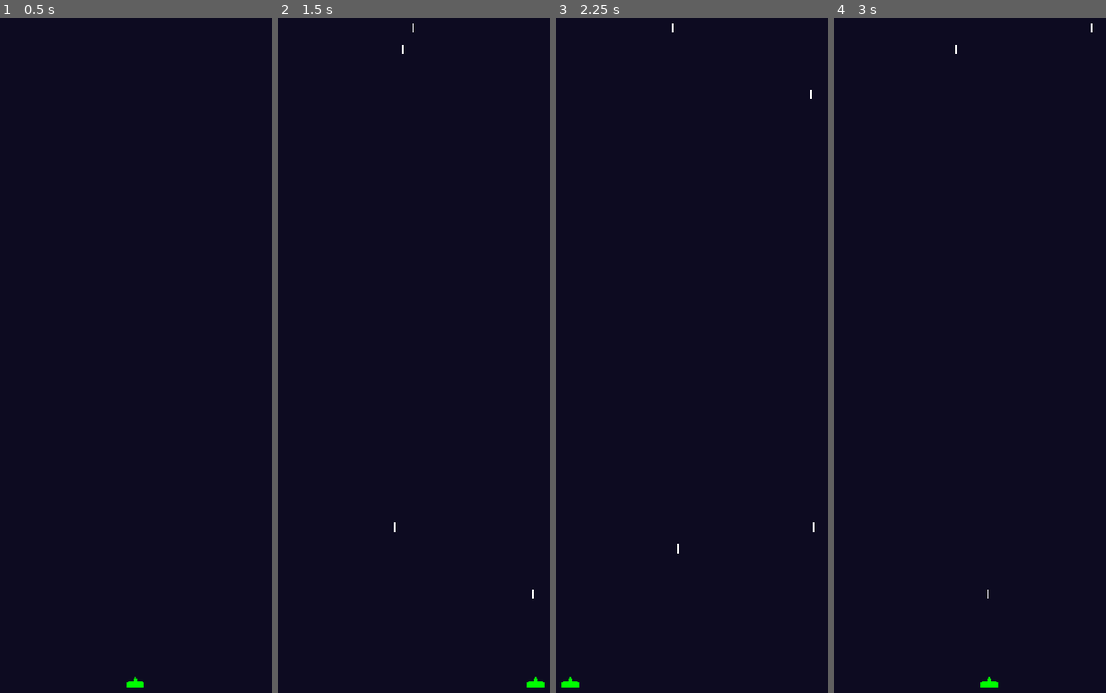
Above: before the commit, frames 1-4 (left to right).
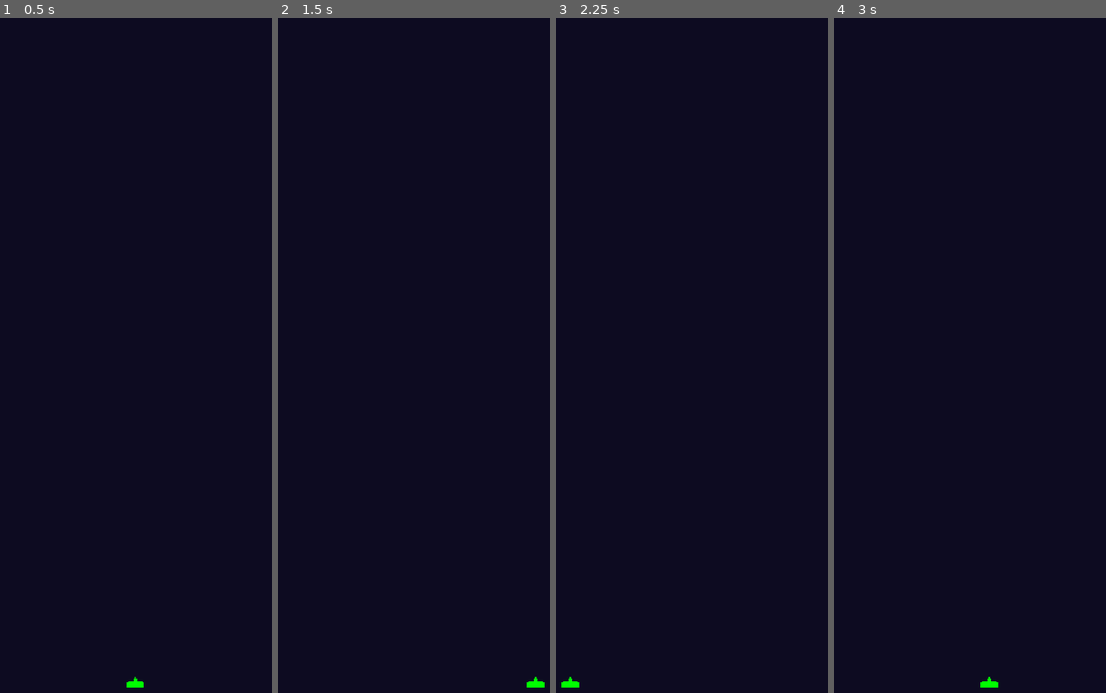
Above: after the commit, the same moments.

Repository: Alexander-Jordan/alien-attack-godot
Game: Godot game, scene res://stages/main.tscn
The game is run twice, just before and just after one commit, with the same random seed, the same clock (stepped at 60 frames per second) and the same inputs.
Inputs (mouse positions are in pixels of both pictures, inside the frame that each line leads up to):
- Up to frame 1 (0.5 s): no input
- Up to frame 2 (1.5 s): tap Enter at 0.5 s; move the mouse to (392, 517) at 0.52 s; press the mouse at (392, 517) at 0.53 s; tap Space at 1.25 s; move the mouse to (533, 483) at 1.27 s; release the mouse at (533, 483) at 1.28 s; click (533, 483) at 1.35 s
- Up to frame 3 (2.25 s): tap Enter at 2 s; move the mouse to (569, 267) at 2.02 s; press the mouse at (569, 267) at 2.03 s
- Up to frame 4 (3 s): move the mouse to (989, 375) at 2.77 s; release the mouse at (989, 375) at 2.78 s; click (989, 375) at 2.85 s

Frame 1 is identical in both runs. In frame 2, less than 0.1% of the frame differs, in the area x 42-95%, y 0-87%; in frame 3, less than 0.1%, in the area x 42-96%, y 0-80%; in frame 4, less than 0.1%.

Commit message:
Add destructables to aliens

Diff:
--- a/common/destruct/destructible_2d.gd
+++ b/common/destruct/destructible_2d.gd
@@ -8,9 +8,8 @@
 		health = h if h >= 0 else 0
 		if health == 0:
 			destroyed.emit()
-
 ## To play audio when hit.
-@onready var audio_stream_player_2d: AudioStreamPlayer2D = $AudioStreamPlayer2D
+@export var audio_stream_player_2d: AudioStreamPlayer2D
 #endregion
 
 #region SIGNALS
@@ -22,7 +21,7 @@
 ## Called by a destructor to make this destructable take damage.
 func destruct(amount: int = health, audio_stream: AudioStream = null) -> void:
 	health -= amount
-	if audio_stream != null:
+	if audio_stream != null and audio_stream_player_2d != null:
 		audio_stream_player_2d.stream = audio_stream
 		audio_stream_player_2d.play()
 #endregion
--- a/entities/enemies/alien.gd
+++ b/entities/enemies/alien.gd
@@ -3,6 +3,7 @@
 #region VARIABLES
 @onready var area_2d_left: Area2D = $Area2D_left
 @onready var area_2d_right: Area2D = $Area2D_right
+@onready var destructable_2d: Destructable2D = $"../Destructable2D"
 
 var can_move: bool = false
 var speed: int = 1
@@ -37,6 +38,8 @@
 			GameManager.alien_direction = GameManager.AlienDirection.LEFT
 	)
 
+	destructable_2d.destroyed.connect(func(): despawn())
+
 func _process(delta: float) -> void:
 	if can_move:
 		root_node.position.x += (step_distance.x * GameManager.alien_direction) * speed * delta
--- a/entities/enemies/crab/crab.tscn
+++ b/entities/enemies/crab/crab.tscn
@@ -1,8 +1,9 @@
-[gd_scene load_steps=9 format=3 uid="uid://ca27vv4aq66ib"]
+[gd_scene load_steps=11 format=3 uid="uid://ca27vv4aq66ib"]
 
 [ext_resource type="Script" uid="uid://dsufq71g4fvxe" path="res://entities/enemies/crab/crab.gd" id="1_0rr64"]
 [ext_resource type="Texture2D" uid="uid://sqxnuaedgaop" path="res://assets/spritesheet_main.png" id="1_x24by"]
 [ext_resource type="Script" uid="uid://d8ighe5h5ur7" path="res://entities/enemies/alien.gd" id="3_52iet"]
+[ext_resource type="Script" uid="uid://wvthhxshywf7" path="res://common/destruct/destructible_2d.gd" id="4_wahec"]
 
 [sub_resource type="AtlasTexture" id="AtlasTexture_52iet"]
 atlas = ExtResource("1_x24by")
@@ -32,6 +33,9 @@
 [sub_resource type="RectangleShape2D" id="RectangleShape2D_wahec"]
 size = Vector2(8, 8)
 
+[sub_resource type="RectangleShape2D" id="RectangleShape2D_gq6gn"]
+size = Vector2(11, 8)
+
 [node name="Crab" type="Node2D"]
 script = ExtResource("1_0rr64")
 
@@ -56,3 +60,10 @@
 [node name="CollisionShape2D" type="CollisionShape2D" parent="Alien/Area2D_right"]
 position = Vector2(4, 0)
 shape = SubResource("RectangleShape2D_wahec")
+
+[node name="Destructable2D" type="Area2D" parent="."]
+script = ExtResource("4_wahec")
+metadata/_custom_type_script = "uid://wvthhxshywf7"
+
+[node name="CollisionShape2D" type="CollisionShape2D" parent="Destructable2D"]
+shape = SubResource("RectangleShape2D_gq6gn")
--- a/entities/enemies/octopus/octopus.tscn
+++ b/entities/enemies/octopus/octopus.tscn
@@ -1,8 +1,9 @@
-[gd_scene load_steps=9 format=3 uid="uid://sbk5mdjrw3qr"]
+[gd_scene load_steps=11 format=3 uid="uid://sbk5mdjrw3qr"]
 
 [ext_resource type="Script" uid="uid://ycifamtttjut" path="res://entities/enemies/octopus/octopus.gd" id="1_dhmy2"]
 [ext_resource type="Texture2D" uid="uid://sqxnuaedgaop" path="res://assets/spritesheet_main.png" id="1_nfvrp"]
 [ext_resource type="Script" uid="uid://d8ighe5h5ur7" path="res://entities/enemies/alien.gd" id="3_nk83w"]
+[ext_resource type="Script" uid="uid://wvthhxshywf7" path="res://common/destruct/destructible_2d.gd" id="4_dhmy2"]
 
 [sub_resource type="AtlasTexture" id="AtlasTexture_nk83w"]
 atlas = ExtResource("1_nfvrp")
@@ -32,6 +33,9 @@
 [sub_resource type="RectangleShape2D" id="RectangleShape2D_nk83w"]
 size = Vector2(8, 8)
 
+[sub_resource type="RectangleShape2D" id="RectangleShape2D_7quvo"]
+size = Vector2(12, 8)
+
 [node name="Octopus" type="Node2D"]
 script = ExtResource("1_dhmy2")
 
@@ -56,3 +60,10 @@
 [node name="CollisionShape2D" type="CollisionShape2D" parent="Alien/Area2D_right"]
 position = Vector2(4, 0)
 shape = SubResource("RectangleShape2D_nk83w")
+
+[node name="Destructable2D" type="Area2D" parent="."]
+script = ExtResource("4_dhmy2")
+metadata/_custom_type_script = "uid://wvthhxshywf7"
+
+[node name="CollisionShape2D" type="CollisionShape2D" parent="Destructable2D"]
+shape = SubResource("RectangleShape2D_7quvo")
--- a/entities/enemies/squid/squid.tscn
+++ b/entities/enemies/squid/squid.tscn
@@ -1,8 +1,9 @@
-[gd_scene load_steps=9 format=3 uid="uid://17dac48jucnt"]
+[gd_scene load_steps=11 format=3 uid="uid://17dac48jucnt"]
 
 [ext_resource type="Script" uid="uid://cu32vj28pdphn" path="res://entities/enemies/squid/squid.gd" id="1_4f5ts"]
 [ext_resource type="Texture2D" uid="uid://sqxnuaedgaop" path="res://assets/spritesheet_main.png" id="1_d6o0p"]
 [ext_resource type="Script" uid="uid://d8ighe5h5ur7" path="res://entities/enemies/alien.gd" id="3_1v086"]
+[ext_resource type="Script" uid="uid://wvthhxshywf7" path="res://common/destruct/destructible_2d.gd" id="4_n11jr"]
 
 [sub_resource type="AtlasTexture" id="AtlasTexture_1v086"]
 atlas = ExtResource("1_d6o0p")
@@ -32,6 +33,9 @@
 [sub_resource type="RectangleShape2D" id="RectangleShape2D_n11jr"]
 size = Vector2(8, 8)
 
+[sub_resource type="RectangleShape2D" id="RectangleShape2D_sl2nu"]
+size = Vector2(8, 8)
+
 [node name="Squid" type="Node2D"]
 script = ExtResource("1_4f5ts")
 
@@ -56,3 +60,10 @@
 [node name="CollisionShape2D" type="CollisionShape2D" parent="Alien/Area2D_right"]
 position = Vector2(4, 0)
 shape = SubResource("RectangleShape2D_n11jr")
+
+[node name="Destructable2D" type="Area2D" parent="."]
+script = ExtResource("4_n11jr")
+metadata/_custom_type_script = "uid://wvthhxshywf7"
+
+[node name="CollisionShape2D" type="CollisionShape2D" parent="Destructable2D"]
+shape = SubResource("RectangleShape2D_sl2nu")
--- a/entities/player/player.gd
+++ b/entities/player/player.gd
@@ -15,9 +15,8 @@
 
 #region FUNCTIONS
 func _unhandled_input(event: InputEvent) -> void:
-	if event.is_action_pressed('fire'):
+	if event.is_action_pressed('fire') and GameManager.mode == GameManager.Mode.PLAYING:
 		projectile_pool.spawn(position)
-		print('Player just fired a missile')
 
 func _physics_process(delta: float) -> void:
 	input_pos = get_viewport().get_mouse_position()
